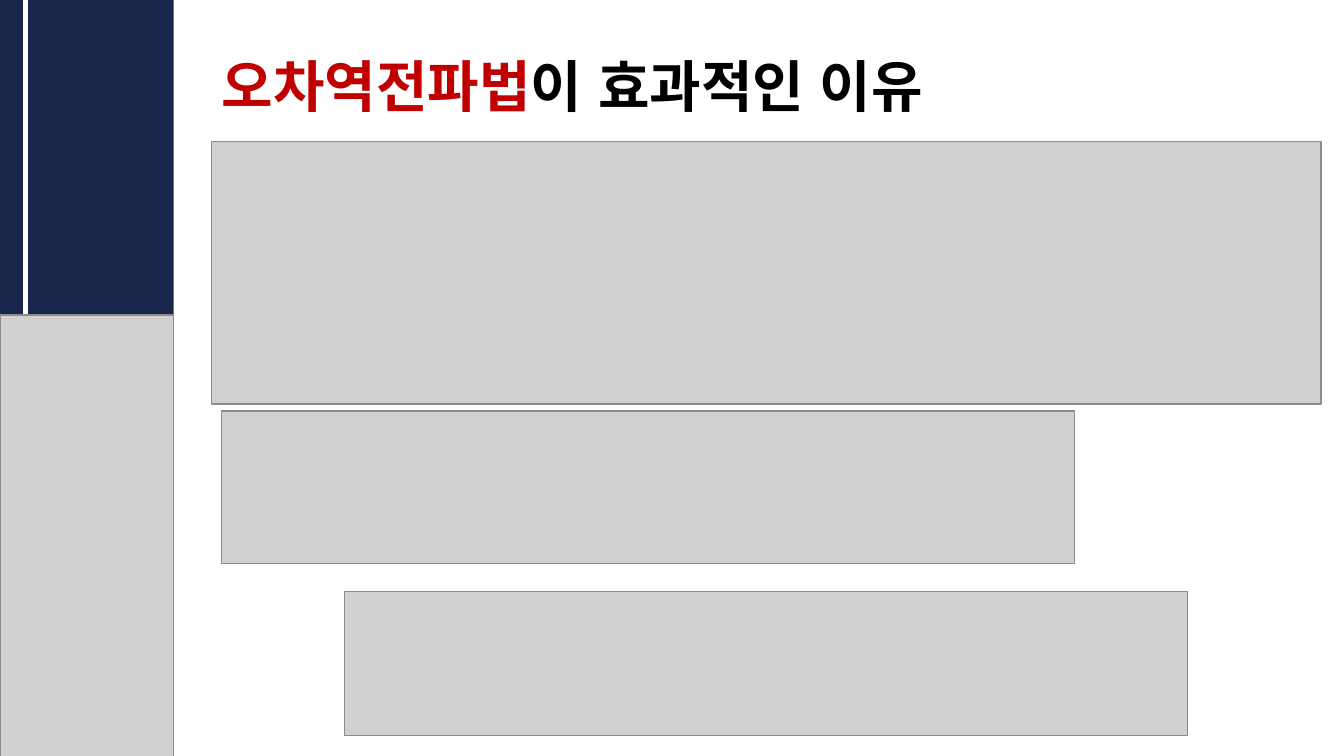
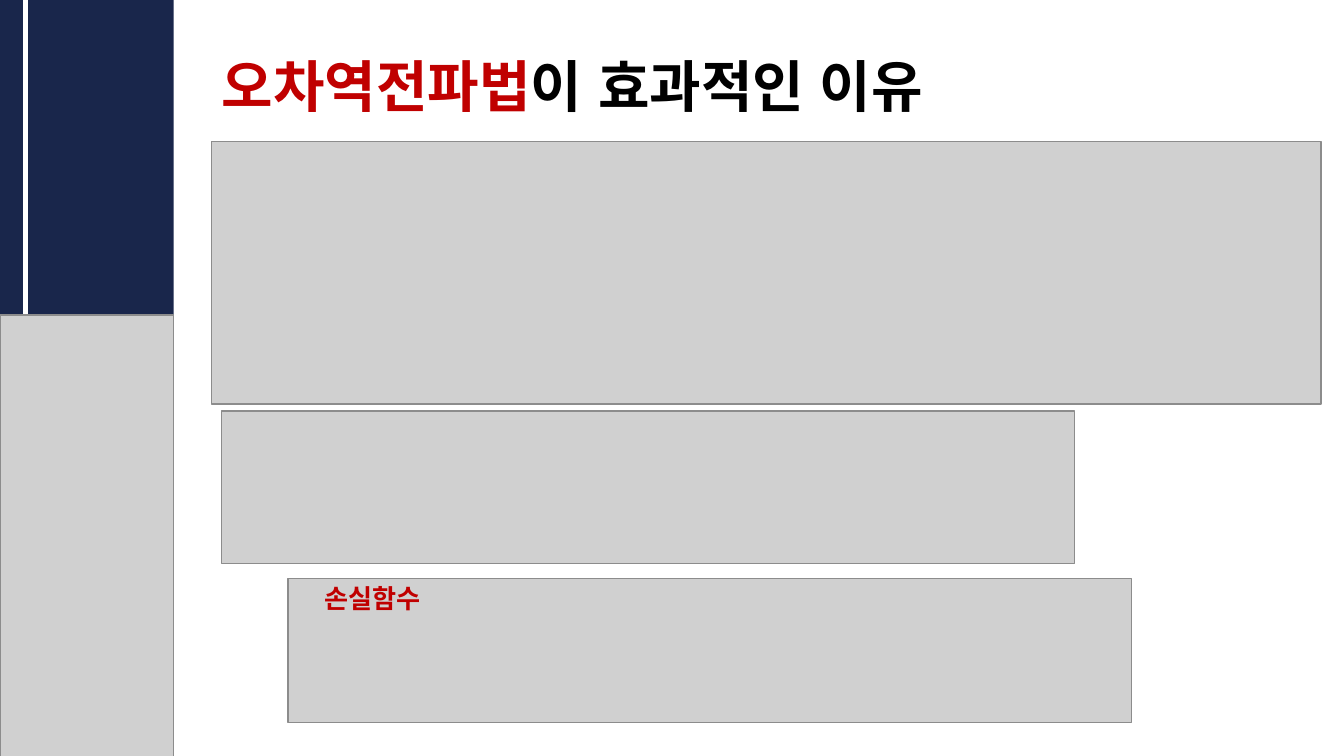
Before and after one commit to CUAI-CAU/2023-1_Study_DLfromScratch1, a slide deck: slide 13 of 발표자료/CUAI_딥러닝__0523.pptx. Drawn at 1344x756 pixels with LibreOffice and Linux fonts; fonts in the diff are those of the drawing; grey boxes stand for pictures. Boxes give left, top, right and bottom in pixels: in the first picture for what was removed or moved away, otherwise in the second. Text is boxed around its words. In the diff, an @@ line names an element or a change of style, - is before the commit and + after.

```diff
--- a/발표자료/CUAI_딥러닝__0523.pptx
+++ b/발표자료/CUAI_딥러닝__0523.pptx
@@ picture: place and size @@
-picture at box(345, 591, 1188, 735)
+picture at box(288, 579, 1130, 723)
@@ text added at box(325, 586, 421, 611), 14 pt, text #C00000, bold @@
+손실함수
```
Also in this commit, not shown: 4 other slides changed.
